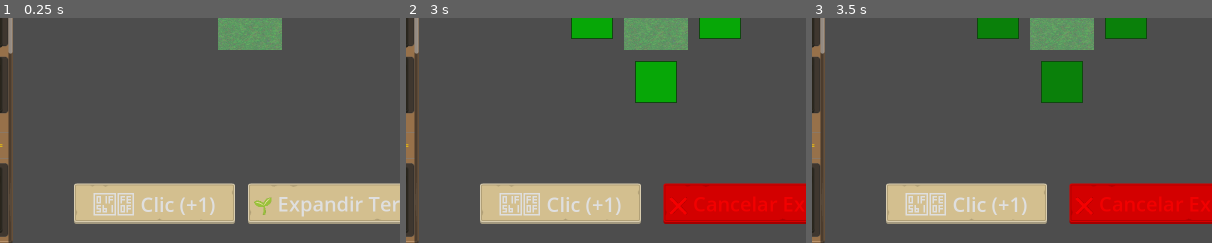
Above: before the commit, frames 1-3 (left to right).
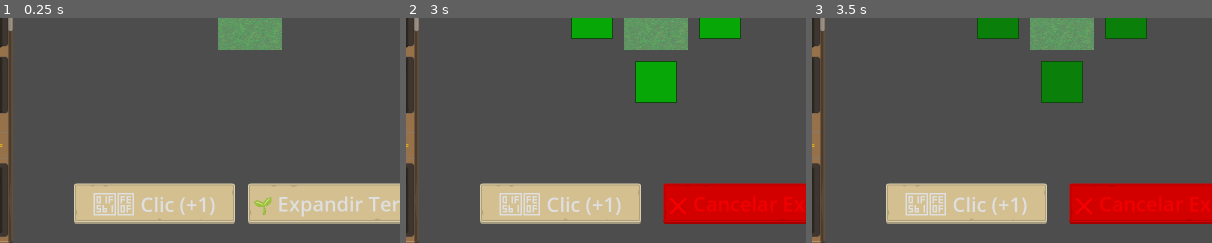
Above: after the commit, the same moments.

Repository: Catrin101/Clicker_builder
Game: Godot game, scene res://escenas/main.tscn
Same seed, same stepped clock (60 frames per second), same inputs: the game is played once before the commit and once after it.
Inputs:
- Up to frame 1 (0.25 s): no input
- Up to frame 2 (3 s): click "🖱️ Clic (+1)" at 0.5 s; click "🖱️ Clic (+1)" at 1.25 s; click "🖱️ Clic (+1)" at 2 s; click "🌱 Expandir Terreno (10)" at 2.75 s
- Up to frame 3 (3.5 s): no input
The pictures show only the part of the screen within x 19-69%, y 50-100%; the shares and areas given below are measured in that part.

The runs differ from the first frame. In frame 1, 0.1% of the frame differs, in the area x 2-4%, y 5-16%; in frame 2, 0.1%; in frame 3, 0.1%.

Commit message:
Arregle mi desastre
Corregí un error que casi me cuesta todo el proyecto jajajajaja

Diff:
--- /dev/null
+++ b/escenas/Estructuras/BaseMilitar.tscn
@@ -0,0 +1,12 @@
+[gd_scene load_steps=4 format=3 uid="uid://du00i6rdwlorv"]
+
+[ext_resource type="PackedScene" uid="uid://cdnwu4mybwp03" path="res://escenas/Estructuras/Building.tscn" id="1_lprcm"]
+[ext_resource type="Script" uid="uid://h0bjwhw48s67" path="res://scripts/estructuras/BaseMilitar.gd" id="2_lprcm"]
+[ext_resource type="Texture2D" uid="uid://dcuv41acyaerx" path="res://sprites/Estructuras/Edificios/Base Militar.png" id="3_6wea1"]
+
+[node name="BaseMilitar" instance=ExtResource("1_lprcm")]
+script = ExtResource("2_lprcm")
+
+[node name="Sprite2D" parent="." index="0"]
+scale = Vector2(0.280632, 0.364641)
+texture = ExtResource("3_6wea1")
--- a/scripts/StoreUI.gd
+++ b/scripts/StoreUI.gd
@@ -56,6 +56,14 @@
 		"cost": 1500,
 		"pps": 4.0,
 		"description": "El pináculo de la ingeniería local. La Torre del Reloj mejora la coordinación de los trabajadores",
+		"category": "Desarrollo y Satisfaccion"
+	},
+	{
+		"name": "Base Militar",
+		"scene_path": "res://escenas/Estructuras/BaseMilitar.tscn",
+		"cost": 2500,
+		"pps": 6.0,
+		"description": "Todo ciudad en crecimiento nesesita poteccion de una buena Milicia",
 		"category": "Desarrollo y Satisfaccion"
 	},
 	{
--- /dev/null
+++ b/scripts/estructuras/BaseMilitar.gd
@@ -0,0 +1,19 @@
+extends Building
+
+func _ready():
+	# Configurar las propiedades básicas del edificio
+	building_name = "BaseMilitar"
+	cost = 2500
+	points_per_second = 6.0
+	description = "Todo ciudad en crecimiento nesesita poteccion de una buena Milicia"
+
+	synergies = {
+		"Tavern": 5,
+		"Chapel": -5,
+		"Castle": 10
+	}
+
+	# Llamar al _ready del padre
+	super._ready()
+
+	print("Base Militar inicializada - Nombre: ", building_name, ", PPS: ", points_per_second, ", Sinergias: ", synergies)
--- a/scripts/estructuras/Thayched.gd
+++ b/scripts/estructuras/Thayched.gd
@@ -2,7 +2,7 @@
 
 func _ready():
 	# Configurar las propiedades básicas del edificio
-	building_name = "Thayvhed"
+	building_name = "Thayched"
 	cost = 30
 	points_per_second = 0.25
 	description = "Una vivienda rústica y primitiva. Aunque es más económica, su construcción es menos eficiente para el crecimiento de la población."
Not shown, added: scripts/estructuras/BaseMilitar.gd.uid
Binary file added: sprites/Estructuras/Edificios/Base Militar.png
Not shown, added: sprites/Estructuras/Edificios/Base Militar.png.import
